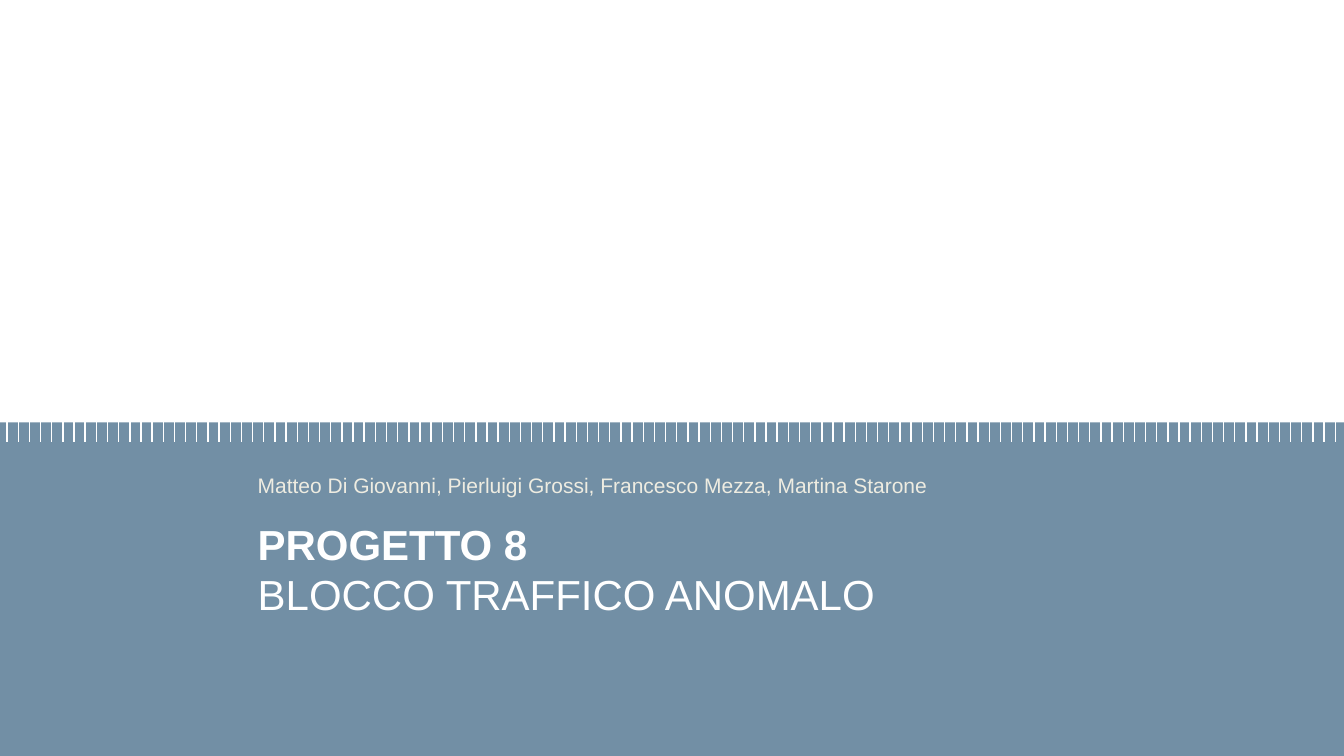
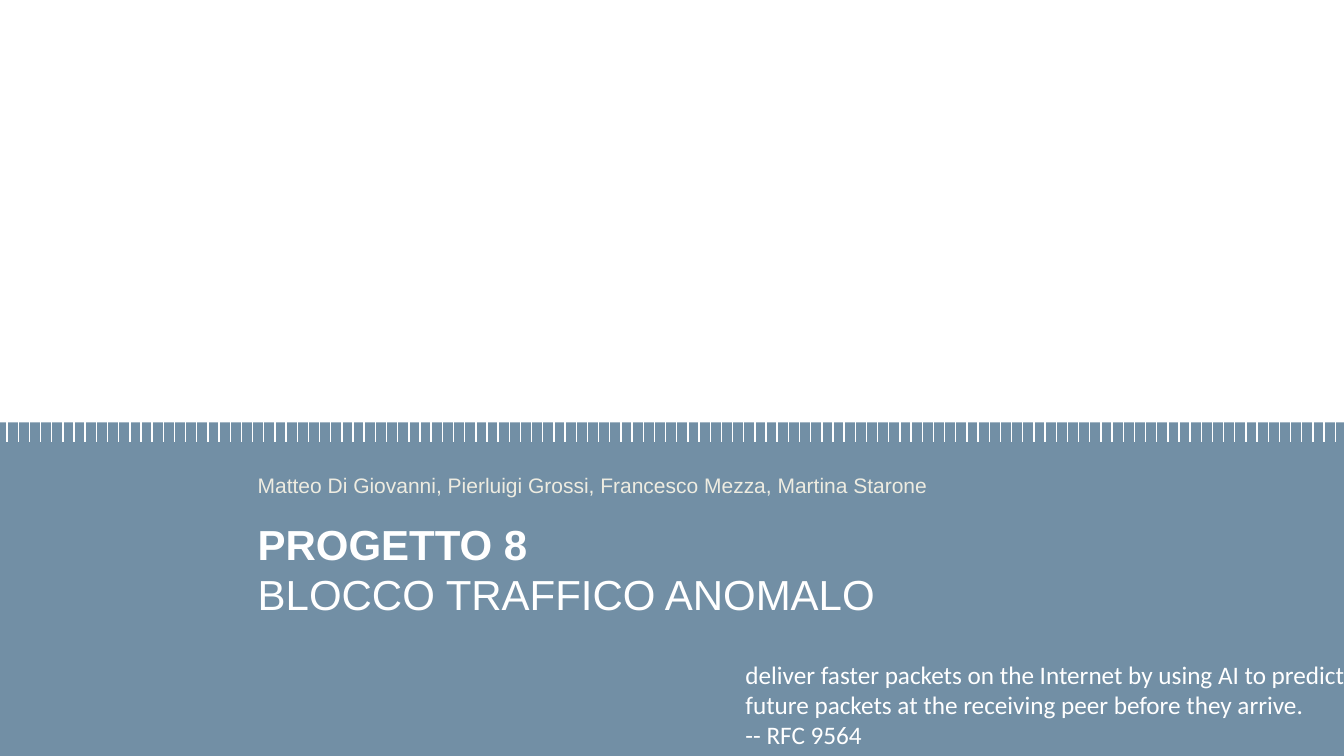
Before and after one commit to pierluigigrossi/progetto-SDN, a slide deck: slide 3 of intermedia8.pptx. Drawn at 1344x756 pixels with LibreOffice and Linux fonts; fonts in the diff are those of the drawing. Boxes give left, top, right and bottom in pixels: in the first picture for what was removed or moved away, otherwise in the second. Text is boxed around its words. In the diff, an @@ line names an element or a change of style, - is before the commit and + after.

Commit message:
epigrafe

```diff
--- a/intermedia8.pptx
+++ b/intermedia8.pptx
@@ text added at bbox=[745, 666, 1344, 744], 18 pt, text #FFFFFF @@
+deliver faster packets on the Internet by using AI to predict future packets at the receiving peer before they arrive.
+-- RFC 9564
```
